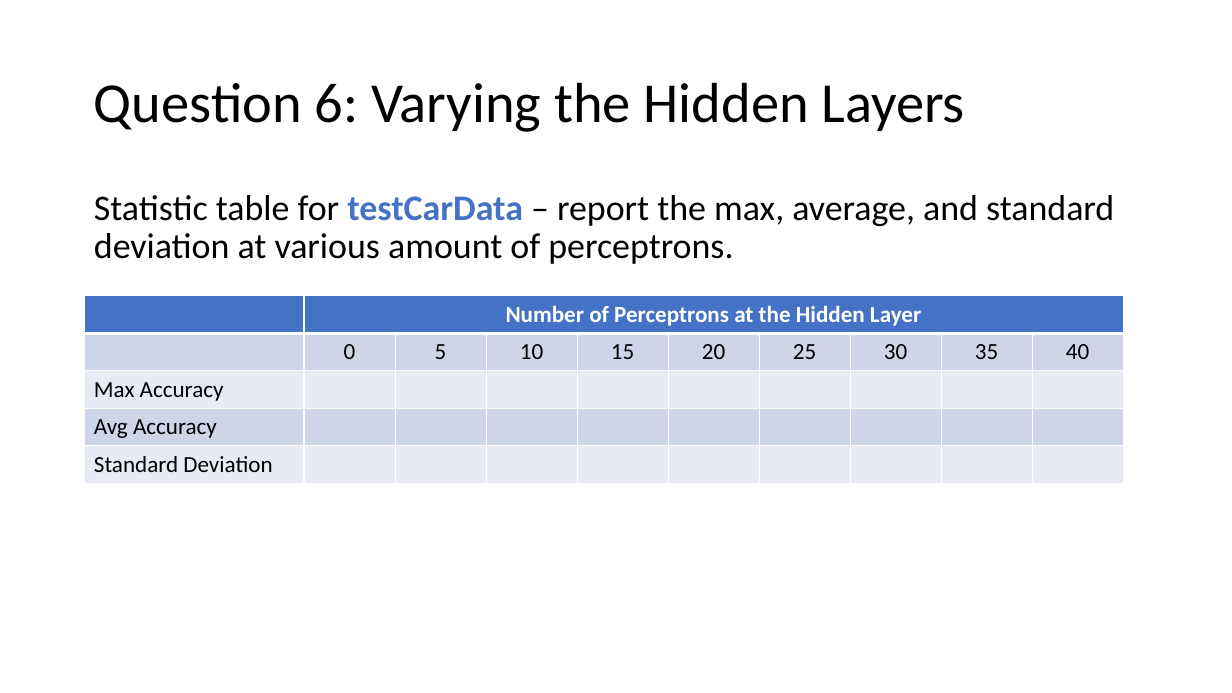
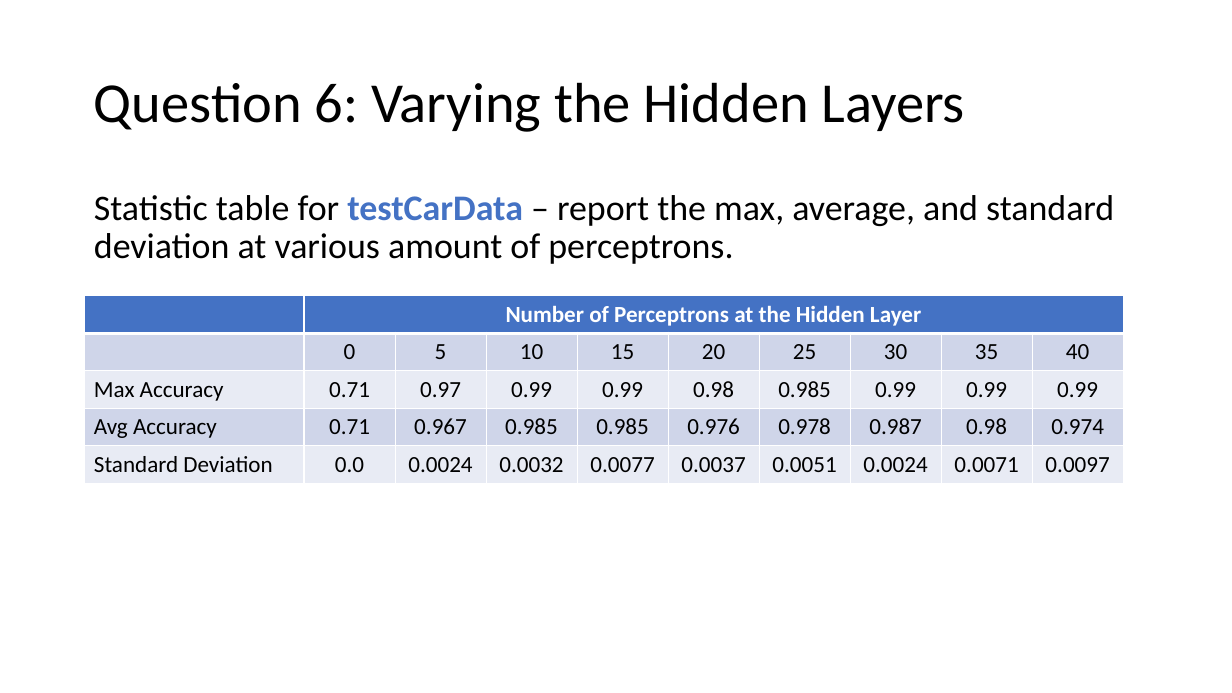
Before and after one commit to Lucas-Luwa/Artificial-Intelligence, a slide deck: slide 6 of Project 4/NeuralNet_report.pptx. Drawn at 1232x693 pixels with LibreOffice and Linux fonts; fonts in the diff are those of the drawing. Boxes give left, top, right and bottom in pixels: in the first picture for what was removed or moved away, otherwise in the second. Text is boxed around its words. In the diff, an @@ line names an element or a change of style, - is before the commit and + after.

```diff
--- a/Project 4/NeuralNet_report.pptx
+++ b/Project 4/NeuralNet_report.pptx
@@ table at (85,296,1128,483) @@
-row 3: Max Accuracy |  |  |  |  |  |  |  |  | 
+row 3: Max Accuracy | 0.71 | 0.97 | 0.99 | 0.99 | 0.98 | 0.985 | 0.99 | 0.99 | 0.99
-row 4: Avg Accuracy |  |  |  |  |  |  |  |  | 
+row 4: Avg Accuracy | 0.71 | 0.967 | 0.985 | 0.985 | 0.976 | 0.978 | 0.987 | 0.98 | 0.974
-row 5: Standard Deviation |  |  |  |  |  |  |  |  | 
+row 5: Standard Deviation | 0.0 | 0.0024 | 0.0032 | 0.0077 | 0.0037 | 0.0051 | 0.0024 | 0.0071 | 0.0097
```
Also in this commit, not shown: 5 other slides changed, 7 other files.
